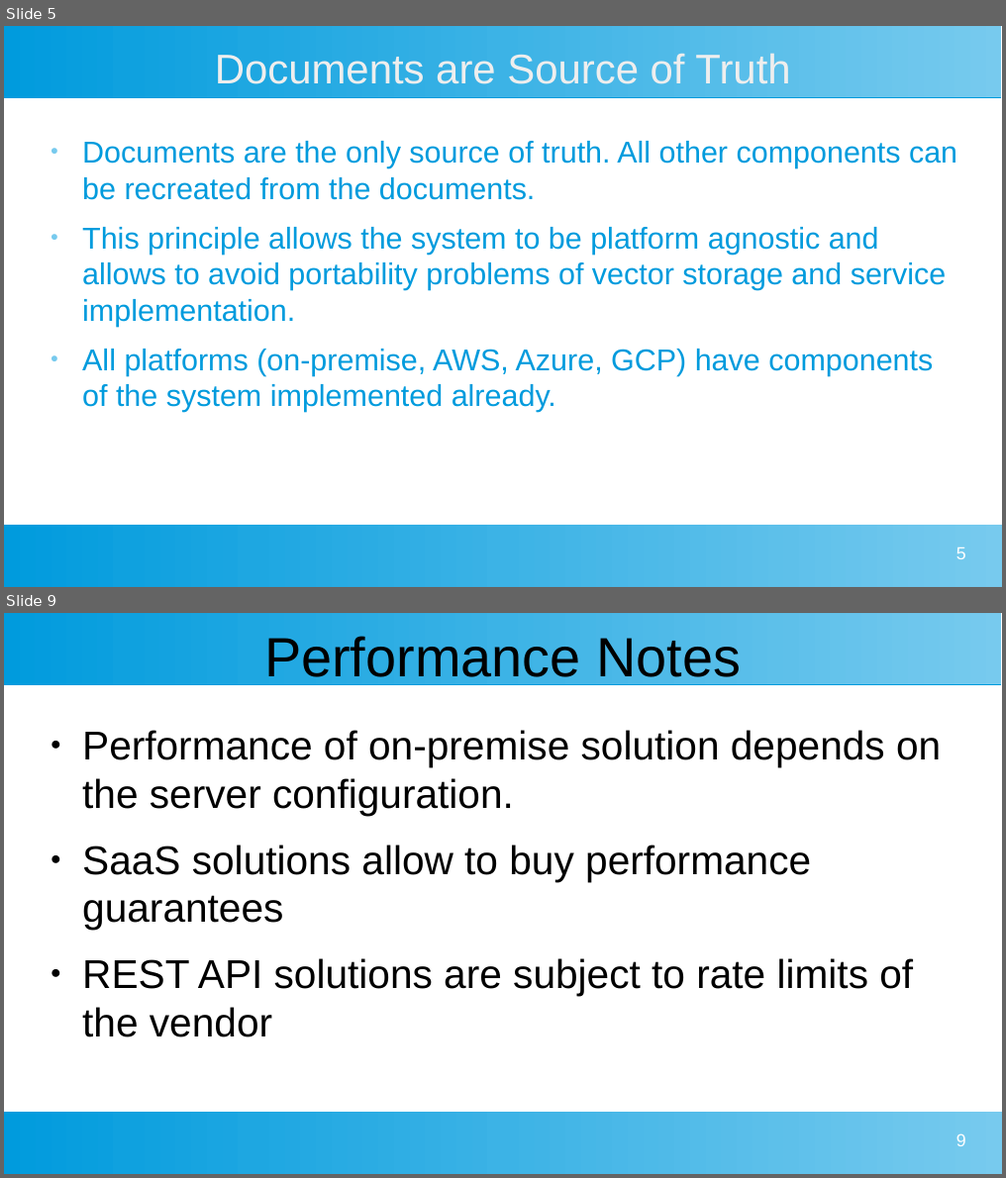
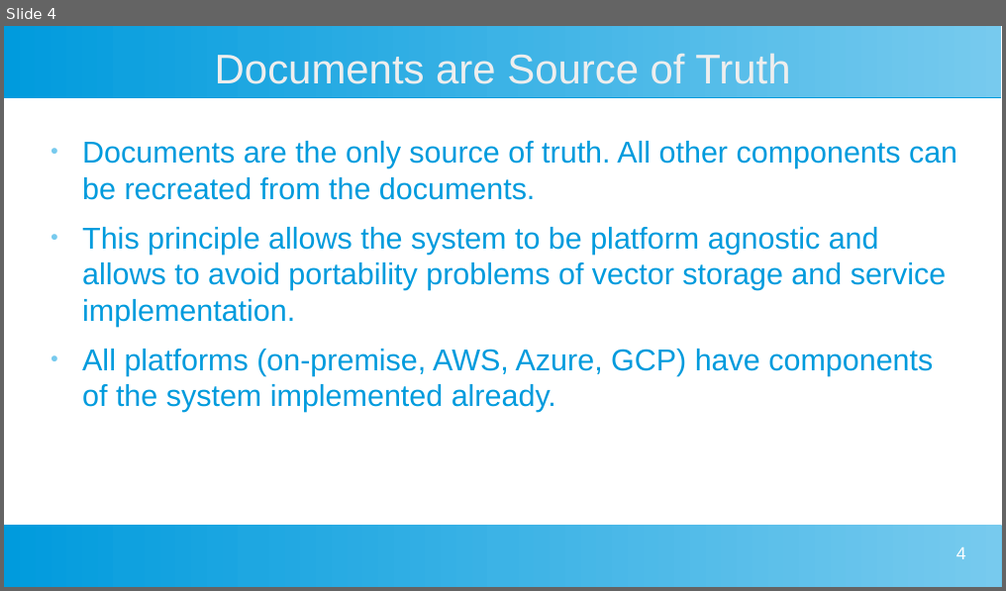
Before and after one commit to DarlowieTechnology/a_bridge_too_far, a slide deck: webapp/indexer/Indexer Architecture.pptx. Shown one above the other, each under a label of ours: slides 5 and 9 before the commit, slide 4 after it; the slides between them are not shown. The pictures are 1006x1178 and 1006x591 pixels, drawn with LibreOffice and Linux fonts; fonts in the diff are those of the drawing. Boxes give left, top, right and bottom in pixels: in the first picture for what was removed or moved away, otherwise in the second. Text is boxed around its words. In the diff, an @@ line names an element or a change of style, - is before the commit and + after.

```diff
--- a/webapp/indexer/Indexer Architecture.pptx
+++ b/webapp/indexer/Indexer Architecture.pptx
@@ slide 9 removed at (x1=4, y1=613, x2=1002, y2=1174), background #FFFFFF; not listed: 2 template elements that a slide beside it also shows @@
@@ title removed at (x1=264, y1=636, x2=741, y2=686) @@
-Performance Notes
@@ text removed at (x1=82, y1=730, x2=941, y2=1038) @@
-● Performance of on-premise solution depends on the server configuration.
-● SaaS solutions allow to buy performance guarantees
-● REST API solutions are subject to rate limits of the vendor
@@ page number removed at (x1=956, y1=1134, x2=966, y2=1147) @@
-9
@@ what was slide 5 is now slide 4 @@
@@ page number at (x1=956, y1=548, x2=966, y2=560): text changed @@
-5
+4
```
Also in this commit, not shown: 1 slide changed, 2 slides added, 4 other slides removed, 18 other files.
